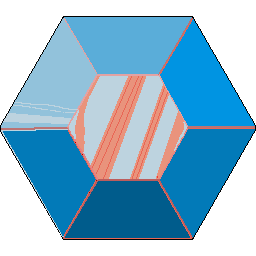
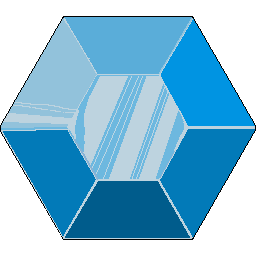
Comparing the layer stacks of the two 256x256 images. Changes:
painted on "New" over [1, 18, 255, 239]
